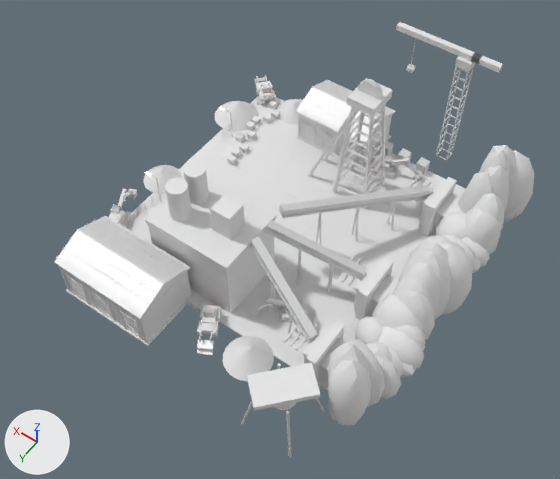
The FBX model Assets/Art/KayseriIsland/Models/Emerald/Phase3/Mine_P3.fbx, before and after one commit.
Camera for both pictures: a camera (50 mm lens) standing at (-193.0, 102.0, 165.4) and looking at (-128.6, 12.0, 23.9). The axes (+X, +Y, +Z) are drawn at lower left. The lights are the same throughout. The first picture is the older version. Where no turn or scale is listed for an object, it has been applied to the vertices. Vertices at exactly the same position are counted once.

Names of what the first picture shows: 'Mine.Adit1', 'Mine.Apron', 'Mine.Cliff', 'Mine.Conv0', 'Mine.Conv1', 'Mine.Crane', 'Mine.Crusher', 'Mine.Excav3', 'Mine.Headframe', 'Mine.LoadGantry', 'Mine.Loader2', 'Mine.Plant', 'Mine.Spoil2', 'Mine.Winder' and 16 more.
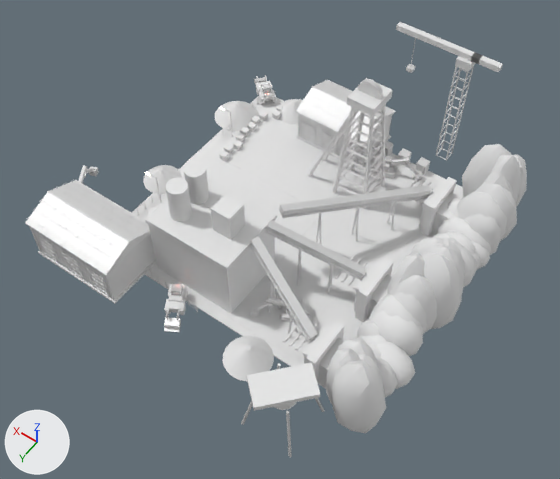
Where the change shows, as pixel boxes (x1, y1, x2, y2) in the pictures (560 x 479 px; the box of a moved part takes in the faces that stretch with it):
```json
{"object": "Mine.Cliff", "change": "reshaped", "before": [328, 145, 535, 425], "after": [326, 144, 527, 433]}
{"object": "Mine.Crusher", "change": "moved", "before": [54, 216, 194, 346], "after": [25, 179, 156, 303]}
{"object": "Mine.Loader2", "change": "moved", "before": [197, 305, 221, 355], "after": [164, 284, 189, 332]}
{"object": "Mine.Excav3", "change": "moved", "before": [109, 188, 137, 227], "after": [78, 165, 99, 184], "on screen": "mostly hidden afterwards"}
{"part": 1, "of": "me_mine_cliff_001", "change": "moved or reshaped", "before": [372, 294, 423, 332], "after": [371, 294, 421, 326]}
{"part": 2, "of": "me_mine_cliff_001", "change": "moved or reshaped", "before": [328, 145, 535, 425], "after": [326, 144, 527, 433]}
```

Scene script edits in JSON lines:
```json
{"block": "me_mine_cliff_001", "where": "# used by ob_mine_cliff; location = (0.0, 0.0, 16.0)"}
{"op": "remove", "block": "me_mine_cliff_001", "code": "me_mine_cliff_001.from_pydata(...)  # 2100 vertices, 4000 faces; spans x -171.3..-154.8, y -40.6..40.7, z -3.6..24.4"}
{"op": "add", "block": "me_mine_cliff_001", "code": "me_mine_cliff_001.from_pydata(...)  # 2100 vertices, 4000 faces; spans x -171.2..-154.3, y -40.7..40.7, z -3.6..24.4"}
{"block": "me_mine_cliff_001", "change": "me_mine_cliff_001 part 1: the loose piece of 42 vertices spanning x -167.9..-156.0, y 10.1..19.3, z -1.8..13.6 is scaled about its middle by (0.976, 1.04, 0.983), then moved by (0.4, 0.0, -0.1)"}
{"block": "me_mine_cliff_001", "change": "me_mine_cliff_001 part 2: 2016 of 2100 vertices moved; they spanned x -171.3..-154.8, y -40.6..40.7, z -3.6..24.4 and now span x -171.2..-154.3, y -40.7..40.7, z -3.6..24.4; mean shift (0.2, 0.0, 0.2); largest move (-161.4, -10.6, 2.8) -> (-167.2, -10.4, 5.1)"}
{"block": "me_mine_cliff_001", "change": "other edits to the shape of me_mine_cliff_001 do not show in these pictures"}
{"op": "set", "path": "ob_mine_crusher.location", "old": "(-106.3, 40.3, 16.3)", "new": "(-92.8, 36.2, 16.3)"}
{"op": "set", "path": "ob_mine_loader2.location", "old": "(-126.7, 36.3, 16.3)", "new": "(-117.1, 36.1, 16.3)"}
{"op": "set", "path": "ob_mine_excav3.location", "old": "(-89.8, 26.1, 16.3)", "new": "(-76.3, 26.2, 16.3)"}
```
